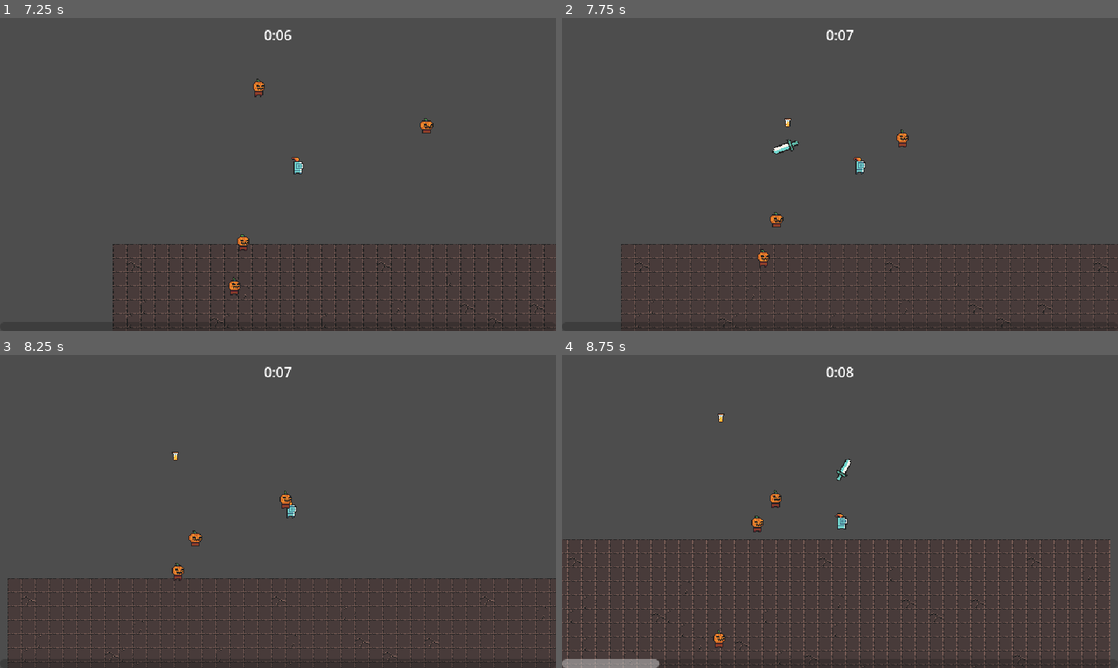
Above: before the commit, frames 1-4 (two rows, left to right).
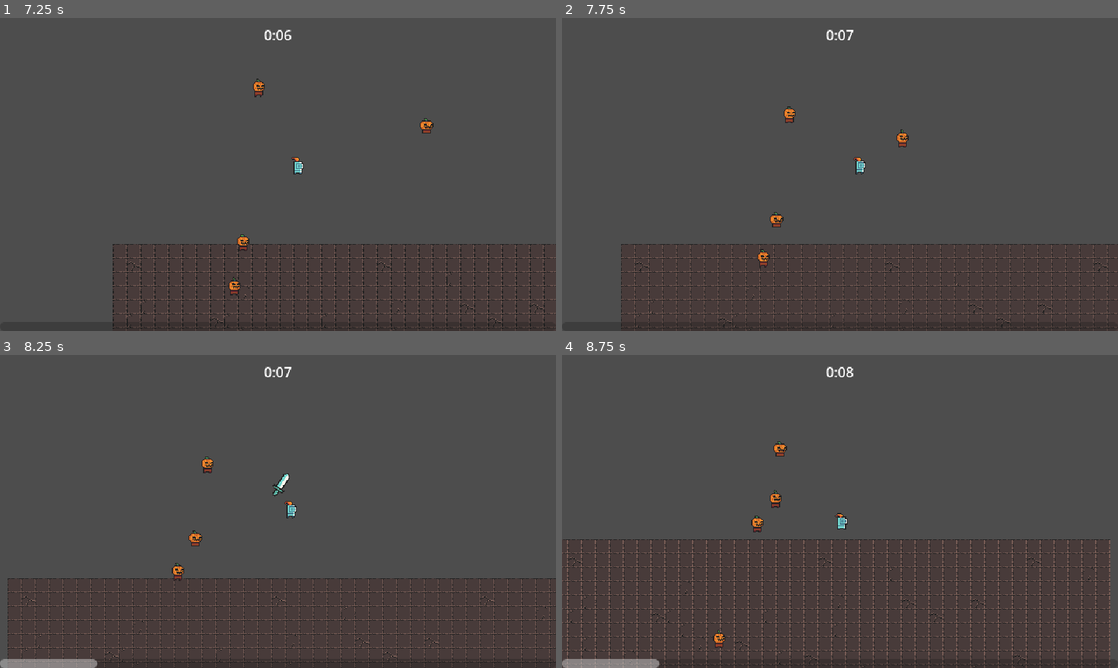
Above: after the commit, the same moments.

Repository: cqbMatroskin/2D-Top-Down
Game: Godot game, scene res://scene/level/level.tscn
Same seed, same stepped clock (60 frames per second), same inputs: the game is played once before the commit and once after it.
Inputs (mouse positions are in pixels of both pictures, inside the frame that each line leads up to):
- Up to frame 1 (7.25 s): tap Enter at 0.5 s; move the mouse to (250, 237) at 0.52 s; press the mouse at (250, 237) at 0.53 s; hold W (move_up) 0.53-2.03 s; move the mouse to (444, 221) at 1.27 s; release the mouse at (444, 221) at 1.28 s; click (444, 221) at 1.35 s; move the mouse to (111, 127) at 2.02 s; press the mouse at (111, 127) at 2.03 s; hold A (move_left) 2.03-3.53 s; move the mouse to (305, 174) at 2.77 s; release the mouse at (305, 174) at 2.78 s; click (305, 174) at 2.85 s; move the mouse to (194, 96) at 3.52 s; press the mouse at (194, 96) at 3.53 s; hold S (move_down) 3.53-4.28 s; move the mouse to (400, 158) at 4.27 s; release the mouse at (400, 158) at 4.28 s; hold D (move_right) 4.28-5.03 s; click (400, 158) at 4.35 s; move the mouse to (166, 190) at 5.02 s; press the mouse at (166, 190) at 5.03 s; hold W (move_up) 5.03-5.78 s; move the mouse to (333, 105) at 5.77 s; release the mouse at (333, 105) at 5.78 s; hold D (move_right) from 5.78 s (still down); click (333, 105) at 5.85 s; move the mouse to (278, 174) at 6.52 s; press the mouse at (278, 174) at 6.53 s
- Up to frame 2 (7.75 s): keep holding D (move_right); move the mouse to (1006, 221) at 7.27 s; release the mouse at (1006, 221) at 7.28 s; click (1006, 221) at 7.35 s
- Up to frame 3 (8.25 s): move the mouse to (111, 464) at 8.02 s; release D (move_right) at 8.03 s; press the mouse at (111, 464) at 8.03 s; hold S (move_down) from 8.03 s (still down)
- Up to frame 4 (8.75 s): keep holding S (move_down)

Frame 1 is identical in both runs. In frame 2, 0.2% of the frame differs, in the area x 37-43%, y 28-44%; in frame 3, 0.8%, in the area x 0-53%, y 30-100%; in frame 4, 0.2%.

Commit message:
Добавлена коллизия для врагов, слои и y-sorting

Diff:
--- a/scene/abilities/attack_ability/attack_controller.gd
+++ b/scene/abilities/attack_ability/attack_controller.gd
@@ -6,7 +6,7 @@
 
 const ATTACK_RANGE: int = 100
 const DAMAGE: int = 10
-var default_attack_speed: int
+var default_attack_speed: float
 
 func _ready() -> void:
 	Global.ability_upgrade_added.connect(on_upgrade_added)
@@ -38,7 +38,8 @@
 	# Ближайший враг
 	var enemy_pos: Vector2 = enemies[0].global_position
 	var attack_instance: Node2D = attack_ability.instantiate() as AttackAbility
-	level.add_child(attack_instance)
+	var front_layer: Node2D = get_tree().get_first_node_in_group("front_layer") as Node2D
+	front_layer.add_child(attack_instance)
 
 	attack_instance.hit_box_component.damage = DAMAGE
 	attack_instance.global_position = (enemy_pos + player_pos) / 2
@@ -50,7 +51,7 @@
 		return
 
 	# Увеличиваем скорость удара на 10%
-	var upgrade_percent = current_upgrades["sword_rate"]["quantity"] * .1
+	var upgrade_percent: float = current_upgrades["sword_rate"]["quantity"] * .1
 	timer.wait_time = max(0.1, default_attack_speed * (1 - upgrade_percent))
 	# Таймер не перезапустится сам, его нужно запускать вручную, чтобы изменения вступили в силу
 	timer.start()
--- a/scene/components/exp_bottle_drop_component.gd
+++ b/scene/components/exp_bottle_drop_component.gd
@@ -15,5 +15,6 @@
 		return
 	var spawn_pos: Vector2 = (owner as Node2D).global_position
 	var exp_bottle_instance: Node = exp_bottle_scene.instantiate() as Node2D
-	owner.get_parent().add_child(exp_bottle_instance)
+	var back_layer: Node2D = get_tree().get_first_node_in_group("back_layer") as Node2D
+	back_layer.add_child(exp_bottle_instance)
 	exp_bottle_instance.global_position = spawn_pos
--- a/scene/game_objects/pumpkin_dude/pumpkin_dude.tscn
+++ b/scene/game_objects/pumpkin_dude/pumpkin_dude.tscn
@@ -57,7 +57,8 @@
 radius = 8.0
 
 [node name="PumpkinDude" type="CharacterBody2D" unique_id=2139793373 groups=["enemy"]]
-collision_layer = 0
+collision_layer = 4
+collision_mask = 5
 script = ExtResource("1_8o4r8")
 
 [node name="HealthComponent" parent="." unique_id=1005102060 instance=ExtResource("2_wop1k")]
--- a/scene/level/level.tscn
+++ b/scene/level/level.tscn
@@ -14,6 +14,9 @@
 [node name="ArenaTimeUI" parent="." unique_id=1392206164 node_paths=PackedStringArray("arena_time_manager") instance=ExtResource("1_kojfn")]
 arena_time_manager = NodePath("../ArenaTimeManager")
 
+[node name="ExpBar" parent="." unique_id=280331448 node_paths=PackedStringArray("exp_manager") instance=ExtResource("5_n6afj")]
+exp_manager = NodePath("../ExperienceManager")
+
 [node name="ArenaTimeManager" parent="." unique_id=1922484083 instance=ExtResource("2_ao10f")]
 
 [node name="ExperienceManager" parent="." unique_id=1106957841 instance=ExtResource("3_dcgxc")]
@@ -23,14 +26,16 @@
 
 [node name="EnemySpawner" parent="." unique_id=700179335 instance=ExtResource("3_plauu")]
 
-[node name="ExpBar" parent="." unique_id=280331448 node_paths=PackedStringArray("exp_manager") instance=ExtResource("5_n6afj")]
-exp_manager = NodePath("../ExperienceManager")
-
-[node name="Layer0" type="TileMapLayer" parent="." unique_id=776027827]
+[node name="Floor" type="TileMapLayer" parent="." unique_id=776027827]
 use_parent_material = true
 position = Vector2(1, 3)
 tile_map_data = PackedByteArray("AAAXABAAAAABAAQAAAAXAA8AAAABAAQAAAAXAA4AAAABAAQAAAAXAA0AAAACAAQAAAAXAAwAAAABAAQAAAAXAA …(14000 unchanged characters)…
 tile_set = ExtResource("1_485ph")
 
-[node name="Player" parent="." unique_id=767070714 instance=ExtResource("2_aiioc")]
+[node name="Back" type="Node2D" parent="." unique_id=911638664 groups=["back_layer"]]
+y_sort_enabled = true
+
+[node name="Player" parent="Back" unique_id=767070714 instance=ExtResource("2_aiioc")]
 position = Vector2(176, 110)
+
+[node name="Front" type="Node2D" parent="." unique_id=1321167093 groups=["front_layer"]]
--- a/scene/manager/spawner/enemy_spawner.gd
+++ b/scene/manager/spawner/enemy_spawner.gd
@@ -13,5 +13,6 @@
 	var spawn_position: Vector2 = player.global_position + (random_direction * random_distance)
 
 	var enemy: Node2D = pumpkin_dude_scene.instantiate() as Node2D
-	get_parent().add_child(enemy)
+	var back_layer: Node2D = get_tree().get_first_node_in_group("back_layer") as Node2D
+	back_layer.add_child(enemy)
 	enemy.global_position = spawn_position
